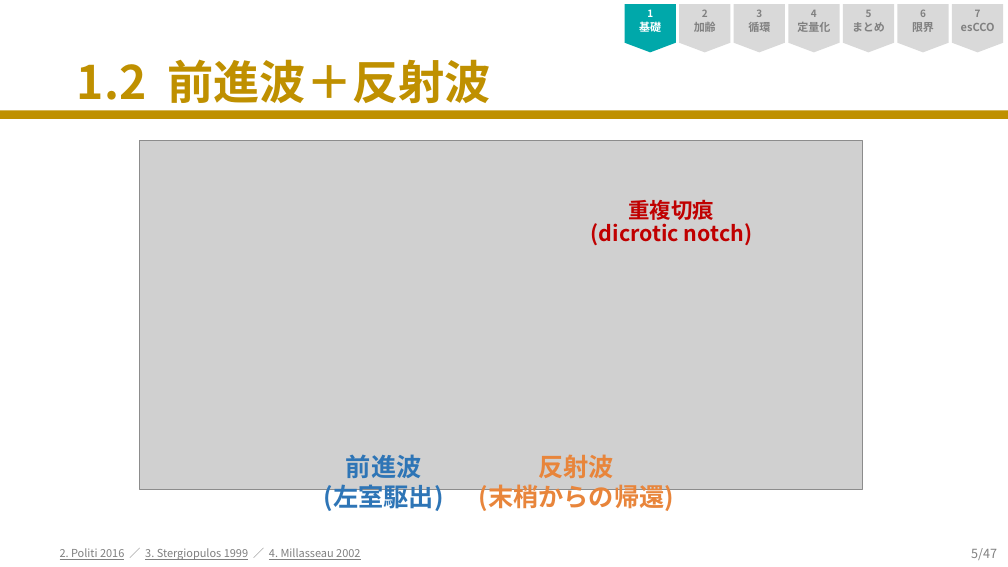
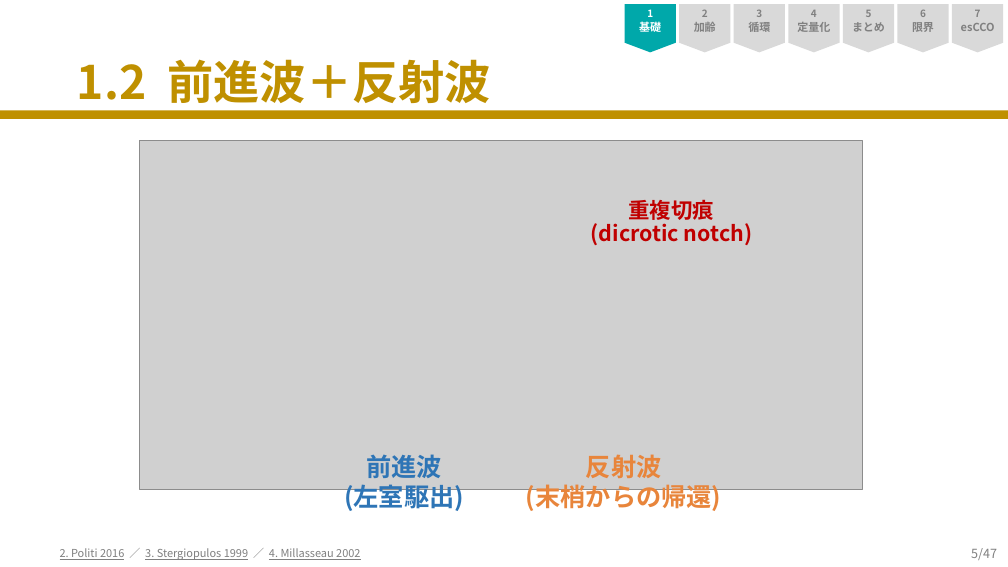
Before and after one commit to nobumitsu-3141/ppg-study, a slide deck: slide 5 of SpO2PPG_revised_websafe.pptx. Drawn at 1008x567 pixels with LibreOffice and Linux fonts; fonts in the diff are those of the drawing; grey boxes stand for pictures. Boxes give left, top, right and bottom in pixels: in the first picture for what was removed or moved away, otherwise in the second. Text is boxed around its words. In the diff, an @@ line names an element or a change of style, - is before the commit and + after.

```diff
--- a/SpO2PPG_revised_websafe.pptx
+++ b/SpO2PPG_revised_websafe.pptx
@@ text "前進波 (左室駆出)": place and size @@
-text "前進波 (左室駆出)" at box(324, 454, 444, 513)
+text "前進波 (左室駆出)" at box(344, 454, 464, 513)
@@ text "反射波 (末梢からの帰還)": place and size @@
-text "反射波 (末梢からの帰還)" at box(479, 454, 674, 513)
+text "反射波 (末梢からの帰還)" at box(526, 454, 721, 513)
```
Also in this commit, not shown: 16 other slides changed, 3 other files.
